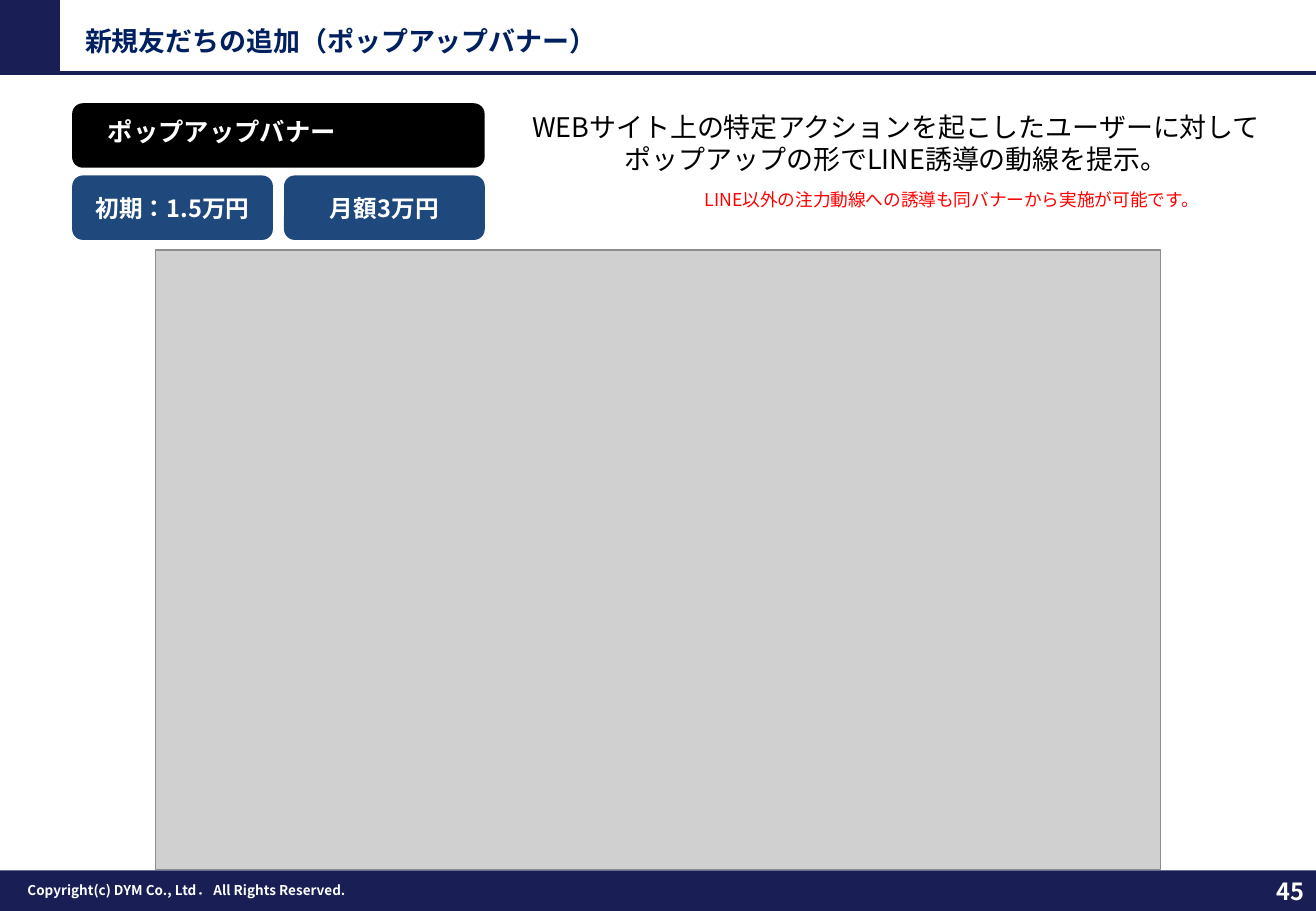
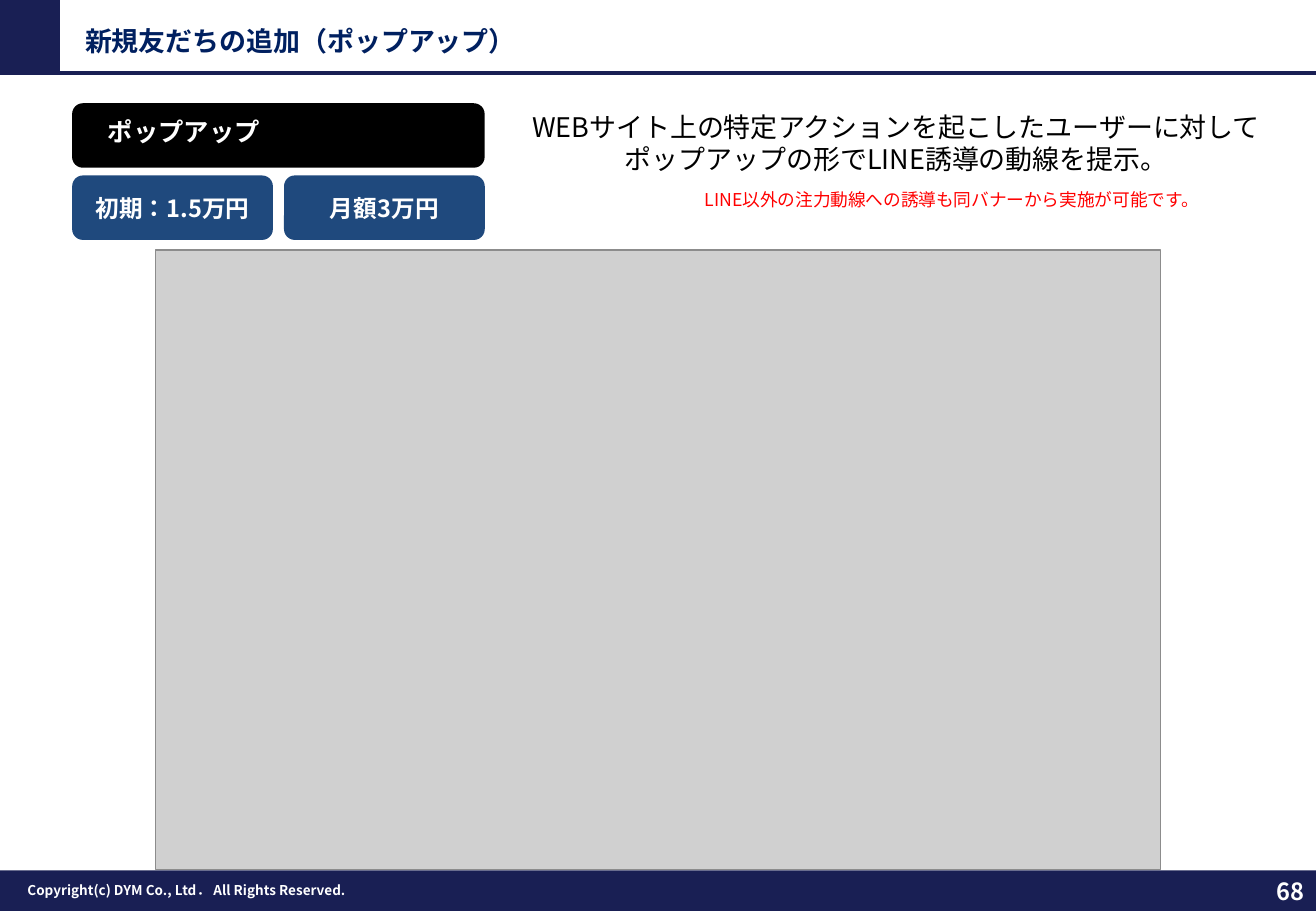
Before and after one commit to tonomura-r-dev/folder, a slide deck: slide 68 of 教育（塾）業界_LINE公式アカウント運用のご提案_新FMT版.pptx (slide 45 before the commit). Drawn at 1316x911 pixels with LibreOffice and Linux fonts; fonts in the diff are those of the drawing; grey boxes stand for pictures; background and template pictures are left out. Boxes give left, top, right and bottom in pixels: in the first picture for what was removed or moved away, otherwise in the second. Text is boxed around its words. In the diff, an @@ line names an element or a change of style, - is before the commit and + after.

```diff
--- a/教育（塾）業界_LINE公式アカウント運用のご提案_新FMT版.pptx
+++ b/教育（塾）業界_LINE公式アカウント運用のご提案_新FMT版.pptx
@@ text at box(85, 27, 516, 54): text changed @@
-新規友だちの追加（ポップアップバナー）
+新規友だちの追加（ポップアップ）
@@ text at box(108, 119, 260, 144): text changed @@
-ポップアップバナー
+ポップアップ
@@ page number at box(1276, 882, 1304, 901): text changed @@
-45
+68
```
Also in this commit, not shown: 35 other slides changed, 20 slides added, 4 slides removed, 4 other files.
